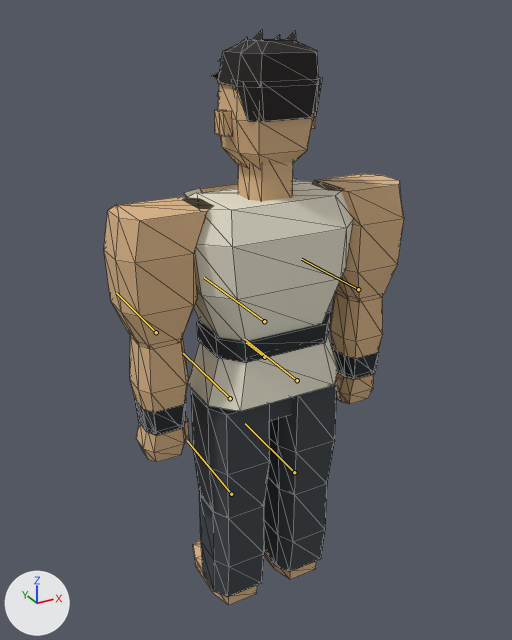
The glTF model assets/characters/models/male-fighter.glb as it was, and as the next commit left it.
Before and after are seen from a 50 mm camera at (-1.12, -1.97, 2.16) aimed at (-0.01, 0.05, 1.15). Every picture has the same lights, and +X, +Y and +Z are marked at lower left. The older version comes first. The bones that change, and the others that lie on the model, are drawn over the model as lines. Mesh edges are drawn as thin lines.

In view in the first picture: 'male-fighter'.
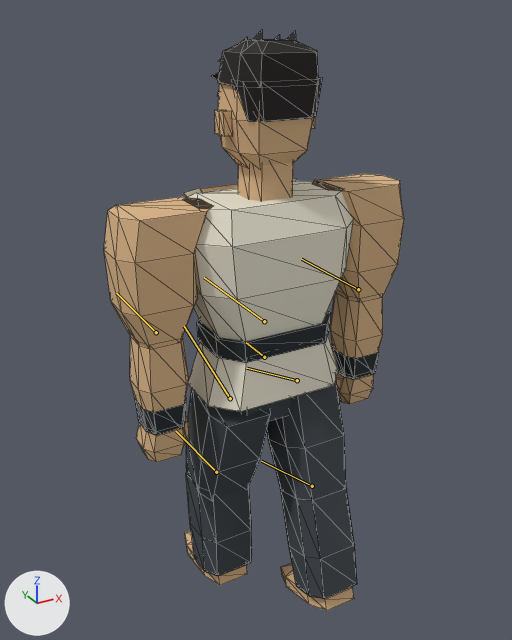
The newer file adds an action. The first version stands in its rest pose; the second is drawn at frame 5 of the action 'Walk'.

The edits, one by one:
Bone 'LeftUpperLeg' (bone_leftupperleg) turns from (0, 0, 0) to (18, 0, 0) degrees about its own x, y and z.
Bone 'LeftLowerLeg' (bone_leftlowerleg) turns from (0, 0, 0) to (-24, 0, 0) degrees about its own x, y and z.
Bone 'RightUpperLeg' (bone_rightupperleg) turns from (0, 0, 0) to (-18, 0, 0) degrees about its own x, y and z.

Where the change shows, as pixel boxes [x1, y1, x2, y2] in the pictures (512 x 640 px):
'male-fighter', posed
    before: [104, 30, 404, 605]
    after: [104, 30, 404, 611]
bone 'LeftUpperLeg', root to tip
    before: (230, 398) to (183, 353)
    after: (230, 398) to (184, 326)
bone 'LeftLowerLeg', root to tip
    before: (231, 494) to (187, 440)
    after: (216, 472) to (176, 431)
bone 'RightUpperLeg', root to tip
    before: (297, 380) to (244, 339)
    after: (297, 380) to (247, 368)
